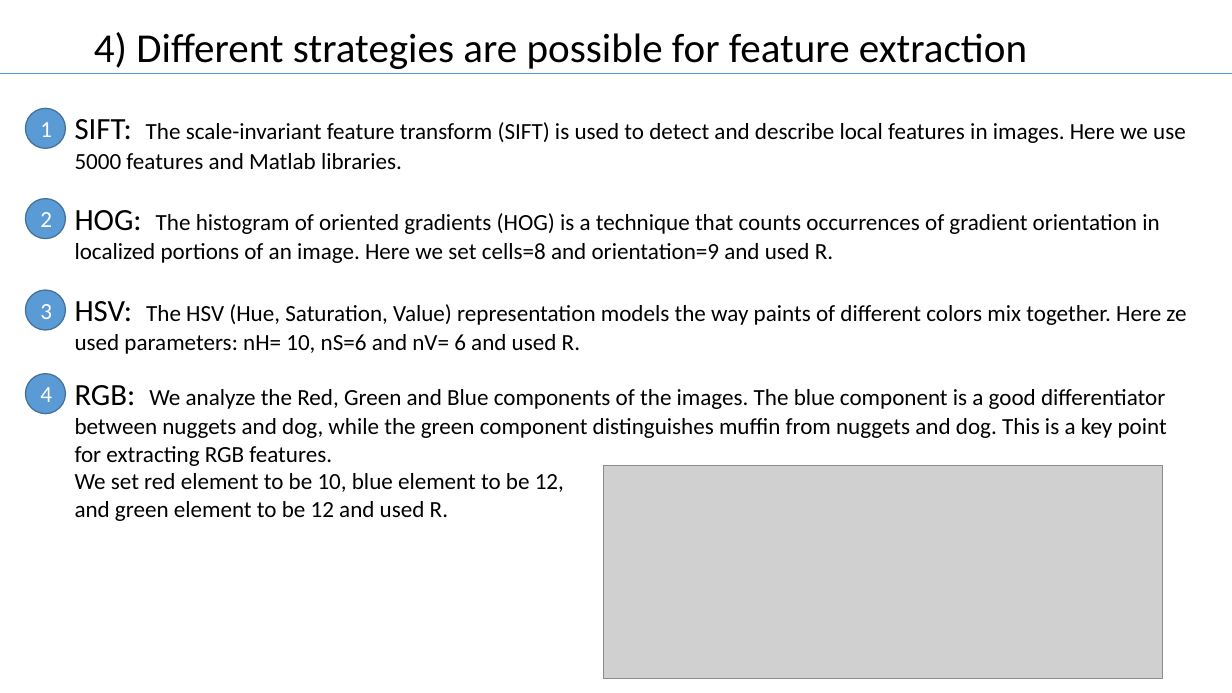
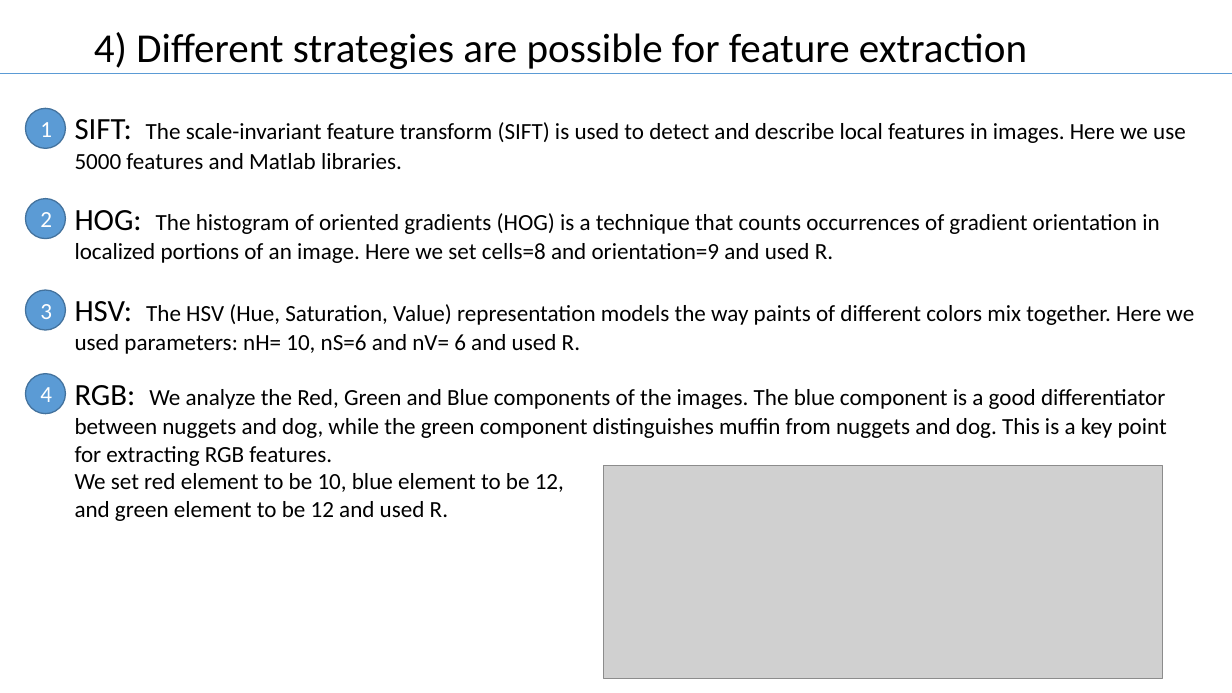
Before and after one commit to TZstatsADS/Fall2017-project3-grp7, a slide deck: slide 5 of doc/team7_presentation.pptx. Drawn at 1232x693 pixels with LibreOffice and Linux fonts; fonts in the diff are those of the drawing; grey boxes stand for pictures. Boxes give left, top, right and bottom in pixels: in the first picture for what was removed or moved away, otherwise in the second. Text is boxed around its words. In the diff, an @@ line names an element or a change of style, - is before the commit and + after.

```diff
--- a/doc/team7_presentation.pptx
+++ b/doc/team7_presentation.pptx
@@ text at [75, 301, 1194, 354]: text changed @@
-HSV: The HSV (Hue, Saturation, Value) representation models the way paints of different colors mix together. Here ze used parameters: nH= 10, nS=6 and nV= 6 and used R.
+HSV: The HSV (Hue, Saturation, Value) representation models the way paints of different colors mix together. Here we used parameters: nH= 10, nS=6 and nV= 6 and used R.
```
Also in this commit, not shown: 3 other slides changed.
